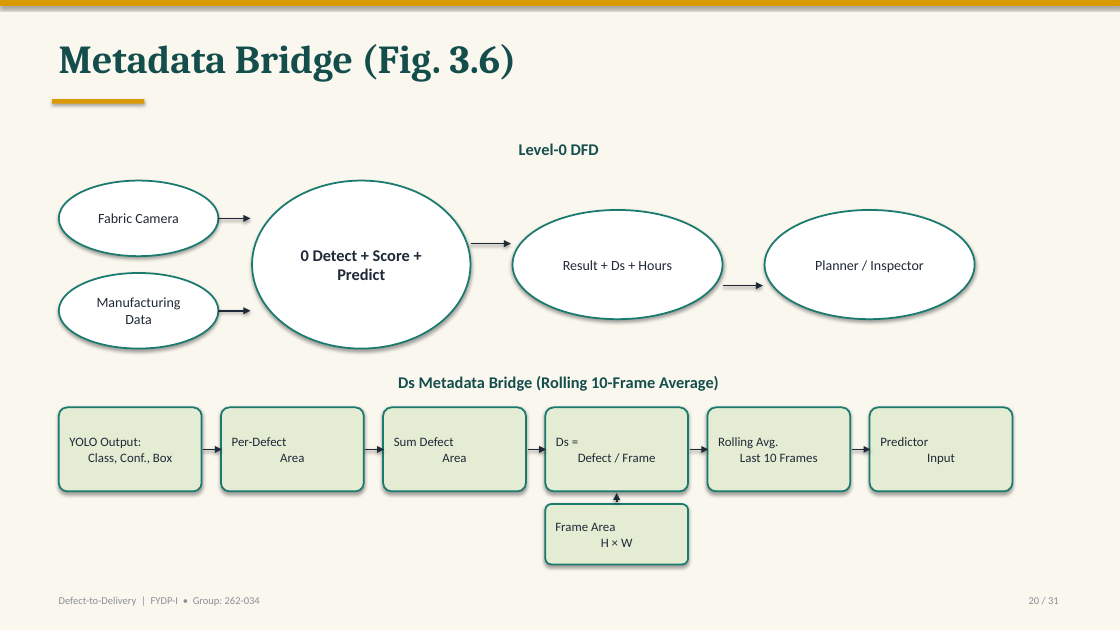
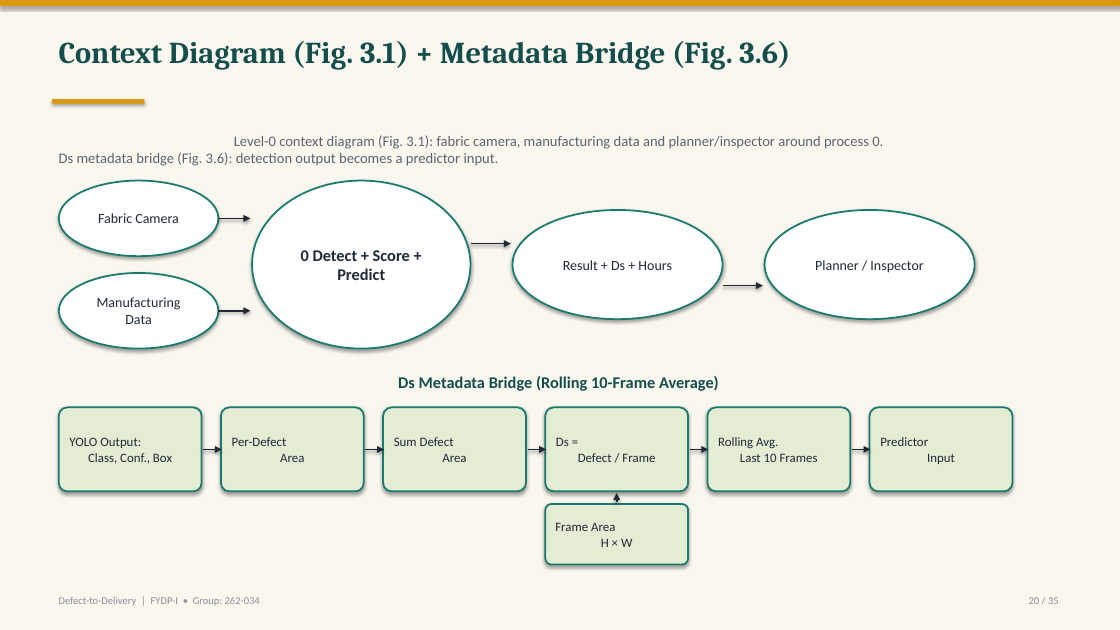
Before and after one commit to labib-ux/FYDP, a slide deck: slide 20 of slides/FYDP-I_Defect-to-Delivery.pptx. Drawn at 1120x630 pixels with LibreOffice and Linux fonts; fonts in the diff are those of the drawing. Boxes give left, top, right and bottom in pixels: in the first picture for what was removed or moved away, otherwise in the second. Text is boxed around its words. In the diff, an @@ line names an element or a change of style, - is before the commit and + after.

Commit message:
Update presentation slides for defect-to-delivery process

```diff
--- a/slides/FYDP-I_Defect-to-Delivery.pptx
+++ b/slides/FYDP-I_Defect-to-Delivery.pptx
@@ text at [59,41,790,70]: text changed; size 34 to 26 pt @@
-Metadata Bridge (Fig. 3.6)
+Context Diagram (Fig. 3.1) + Metadata Bridge (Fig. 3.6)
@@ text at [59,135,883,166]: text changed; size 14 to 12.5 pt; text colour #144E4C to #5B6570; bold off @@
-Level-0 DFD
+Level-0 context diagram (Fig. 3.1): fabric camera, manufacturing data and planner/inspector around process 0.
+Ds metadata bridge (Fig. 3.6): detection output becomes a predictor input.
```
Also in this commit, not shown: 30 other slides changed, 4 slides added.
